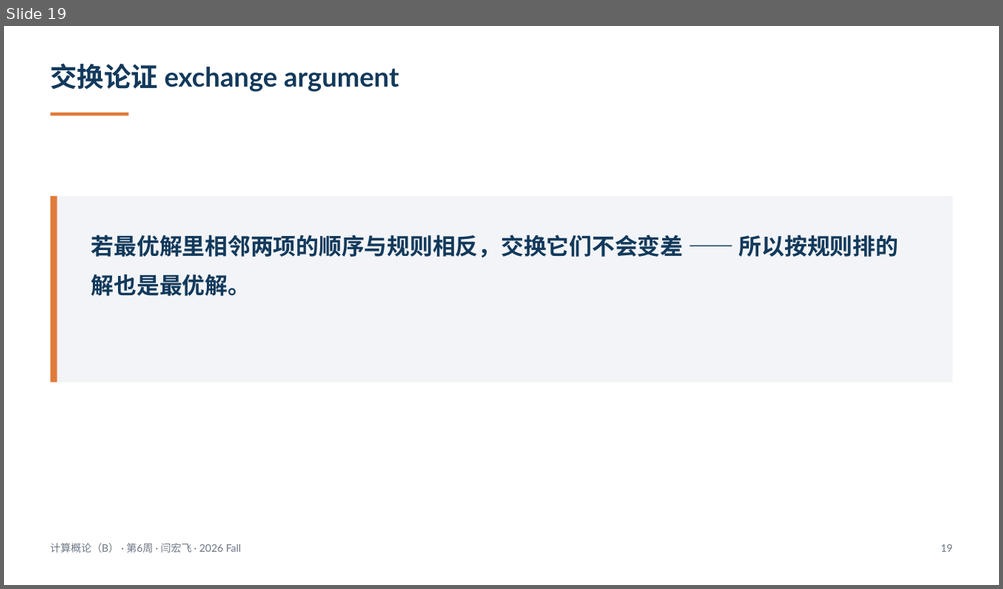
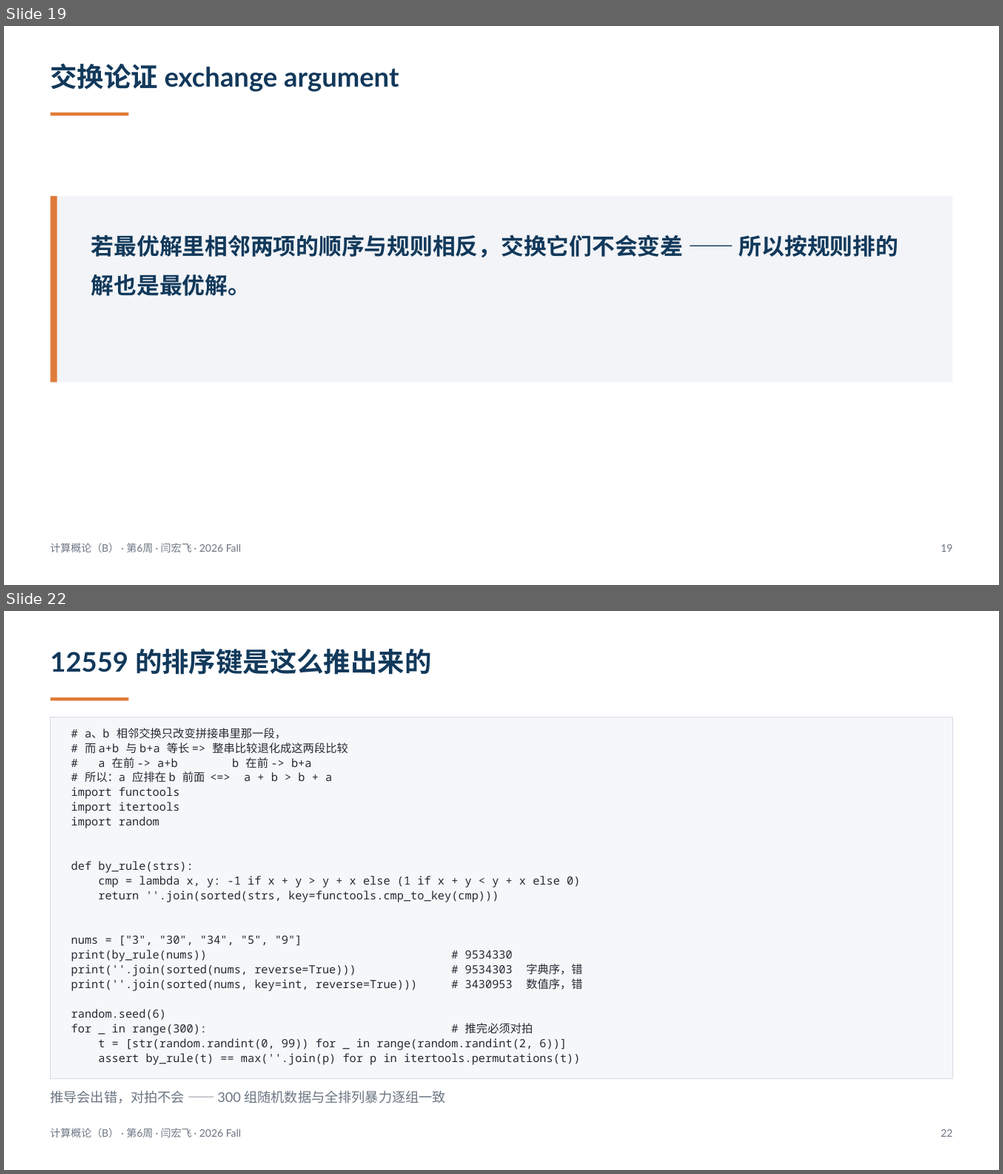
Before and after one commit to GMyhf/2026fall-cs101, a slide deck: courseware/202610_ADS_W06_Matrices_Sorting_Greedy.pptx. Shown one above the other, each under a label of ours: slide 19 before the commit, slides 19 and 22 after it; the slides between them are not shown. The pictures are 1003x589 and 1003x1174 pixels, drawn with LibreOffice and Linux fonts; fonts in the diff are those of the drawing. Boxes give left, top, right and bottom in pixels: in the first picture for what was removed or moved away, otherwise in the second. Text is boxed around its words. In the diff, an @@ line names an element or a change of style, - is before the commit and + after.

```diff
--- a/courseware/202610_ADS_W06_Matrices_Sorting_Greedy.pptx
+++ b/courseware/202610_ADS_W06_Matrices_Sorting_Greedy.pptx
@@ slide 22 added at [4, 611, 999, 1170], background #FFFFFF @@
@@ text added at [50, 649, 432, 675], 26 pt, text #12395B, bold @@
+12559 的排序键是这么推出来的
@@ rectangle added at [51, 698, 128, 701], fill #E07B39 @@
@@ rectangle added at [51, 717, 952, 1079], fill #F6F7F9, outline #D6DCE4 0.75 pt @@
@@ text added at [71, 728, 582, 1065], 11 pt, text #242A33 @@
+# a、b 相邻交换只改变拼接串里那一段，
+# 而 a+b 与 b+a 等长 => 整串比较退化成这两段比较
+# a 在前 -> a+b b 在前 -> b+a
+# 所以：a 应排在 b 前面 <=> a + b > b + a
+import functools
+import itertools
+import random
+def by_rule(strs):
+cmp = lambda x, y: -1 if x + y > y + x else (1 if x + y < y + x else 0)
+return ''.join(sorted(strs, key=functools.cmp_to_key(cmp)))
+nums = ["3", "30", "34", "5", "9"]
+print(by_rule(nums)) # 9534330
+print(''.join(sorted(nums, reverse=True))) # 9534303 字典序，错
+print(''.join(sorted(nums, key=int, reverse=True))) # 3430953 数值序，错
+random.seed(6)
+for _ in range(300): # 推完必须对拍
+t = [str(random.randint(0, 99)) for _ in range(random.randint(2, 6))]
+assert by_rule(t) == max(''.join(p) for p in itertools.permutations(t))
@@ text added at [50, 1091, 446, 1104], 13 pt, text #6B7582 @@
+推导会出错，对拍不会 —— 300 组随机数据与全排列暴力逐组一致
@@ text added at [50, 1128, 241, 1138], 10 pt, text #6B7582 @@
+计算概论（B） · 第6周 · 闫宏飞 · 2026 Fall
@@ text added at [940, 1130, 952, 1137], 10 pt, text #6B7582 @@
+22
```
Also in this commit, not shown: 7 slides changed, 4 other slides added, 7 other files.
